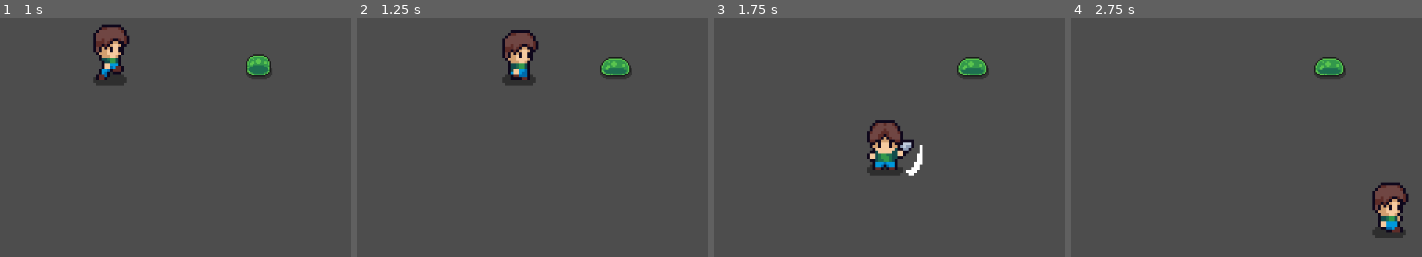
Above: before the commit, frames 1-4 (left to right).
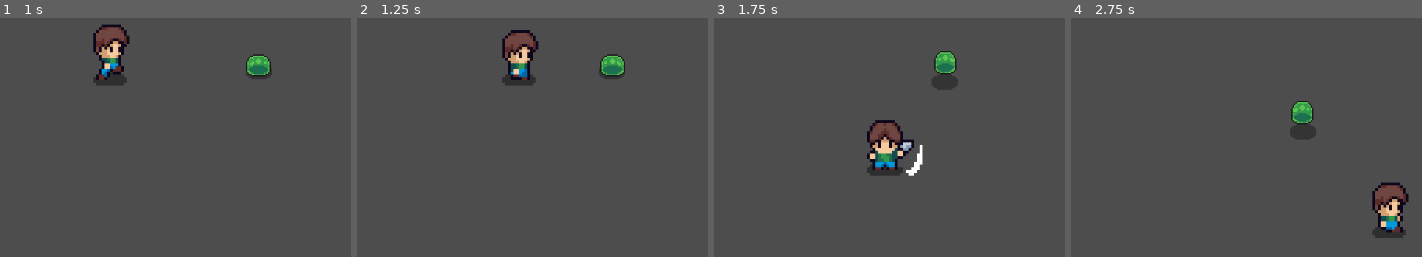
Above: after the commit, the same moments.

Repository: yi2003/godotTopDownActionGame
Game: Godot game, scene res://assets/scenes/main.tscn
The game is run twice, just before and just after one commit, with the same random seed, the same clock (stepped at 60 frames per second) and the same inputs.
Inputs:
- Up to frame 1 (1 s): tap Enter (ui_accept) at 0.5, 0.77 s; hold Right (ui_right) from 0.53 s (still down)
- Up to frame 2 (1.25 s): keep holding Right (ui_right)
- Up to frame 3 (1.75 s): release Right (ui_right) at 1.28 s; hold Down (ui_down) from 1.28 s (still down); tap Enter (ui_accept) at 1.52 s
- Up to frame 4 (2.75 s): release Down (ui_down) at 2.03 s; hold Right (ui_right) from 2.03 s (still down)

Frame 1 is identical in both runs. In frame 2, 0.5% of the frame differs, in the area x 68-79%, y 15-26%; in frame 3, 1.6%; in frame 4, 1.6%, in the area x 62-79%, y 16-51%.

Commit message:
Add slime chase behavior with distance detection
- Use distance-based detection instead of Area2D for reliability
- Slime chases player when within 150px detection range
- Slime stops at 40px to avoid overlapping player
- Reduced chase speed to 80 for slower, more natural movement
- Added player to group for slime to find

Co-Authored-By: Claude Opus 4.6 <noreply@anthropic.com>

Diff:
--- a/assets/scenes/main.tscn
+++ b/assets/scenes/main.tscn
@@ -11,4 +11,4 @@
 [node name="Slime" parent="." unique_id=1378315419 instance=ExtResource("2_slime")]
 position = Vector2(684, 272)
 scale = Vector2(2, 2)
-collision_layer = 1
+collision_layer = 2
--- a/assets/scripts/enemies/slime.gd
+++ b/assets/scripts/enemies/slime.gd
@@ -3,13 +3,49 @@
 @onready var animated_sprite = $AnimatedSprite2D
 
 const SPEED = 100.0
+const CHASE_SPEED = 80.0
+const DETECTION_RANGE = 150.0
+const STOP_RANGE = 40.0
 var health = 3
 var is_dead = false
+var is_chasing = false
+var player = null
 
 func _physics_process(delta):
 	if is_dead:
 		return
-	animated_sprite.play("idle")
+
+	# Find player if not set
+	if player == null:
+		player = get_tree().get_first_node_in_group("player")
+
+	# Check distance to player
+	if player:
+		var distance = global_position.distance_to(player.global_position)
+		if distance < DETECTION_RANGE:
+			is_chasing = true
+		elif distance > DETECTION_RANGE * 1.5:
+			is_chasing = false
+
+	# Chase or idle
+	if is_chasing and player:
+		var distance = global_position.distance_to(player.global_position)
+		var direction = global_position.direction_to(player.global_position)
+		# Stop at minimum distance to avoid overlapping
+		if distance > STOP_RANGE:
+			velocity = direction * CHASE_SPEED
+			animated_sprite.play("walk")
+		else:
+			velocity = Vector2.ZERO
+			animated_sprite.play("idle")
+		if direction.x < 0:
+			animated_sprite.flip_h = true
+		else:
+			animated_sprite.flip_h = false
+	else:
+		velocity = Vector2.ZERO
+		animated_sprite.play("idle")
+
 	move_and_slide()
 
 func take_damage():
@@ -22,6 +58,7 @@
 
 func die():
 	is_dead = true
+	is_chasing = false
 	animated_sprite.play("death")
 	await animated_sprite.animation_finished
 	queue_free()
--- a/assets/scripts/player.gd
+++ b/assets/scripts/player.gd
@@ -9,6 +9,7 @@
 var is_attacking = false
 
 func _ready():
+	add_to_group("player")
 	hitbox.body_entered.connect(_on_hitbox_body_entered)
 
 func _physics_process(delta):
